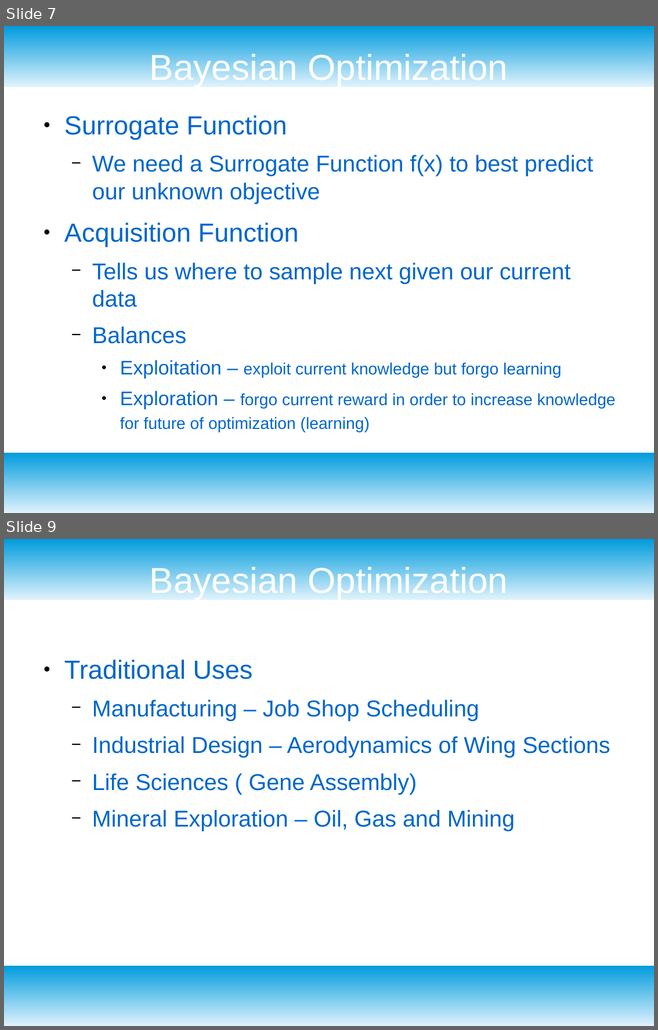
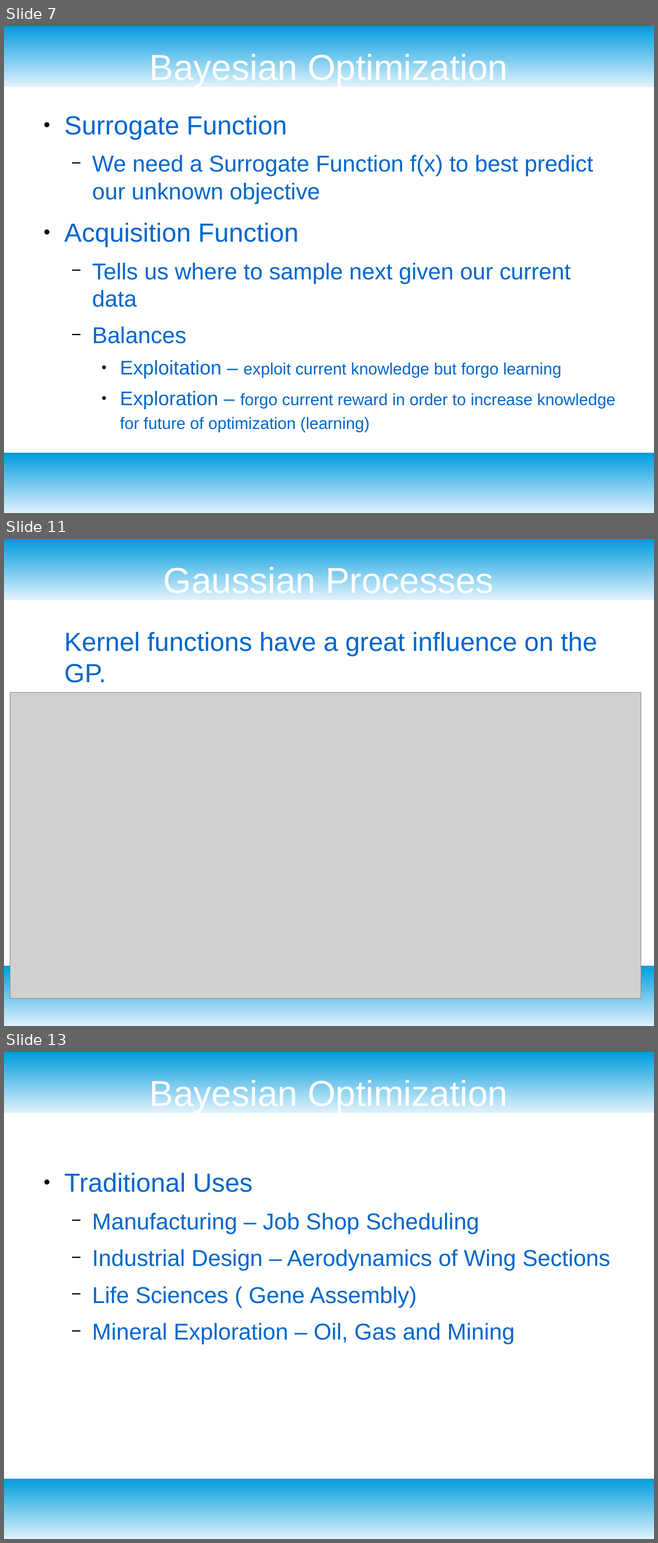
Before and after one commit to dataronio/ThinkfulCapstone, a slide deck: CapstoneDeck.odp. Shown one above the other, each under a label of ours: slides 7 and 9 before the commit, slides 7, 11 and 13 after it; the slides between them are not shown. The pictures are 658x1030 and 658x1543 pixels, drawn with LibreOffice and Linux fonts; fonts in the diff are those of the drawing; grey boxes stand for pictures. Boxes give left, top, right and bottom in pixels: in the first picture for what was removed or moved away, otherwise in the second. Text is boxed around its words. In the diff, an @@ line names an element or a change of style, - is before the commit and + after.

```diff
--- a/CapstoneDeck.odp
+++ b/CapstoneDeck.odp
@@ slide 11 added at (4,539,654,1026), background #FFFFFF; not listed: 2 template elements that a slide beside it also shows @@
@@ title added at (164,565,494,600), 44 pt, text #FFFFFF @@
+Gaussian Processes
@@ text added at (64,632,597,683), 32 pt, text #0066CC @@
+Kernel functions have a great influence on the GP.
@@ picture added at (10,693,641,999) @@
@@ what was slide 9 is now slide 13 @@
```
Also in this commit, not shown: 3 slides changed, 4 other slides added, 1 slide removed.
